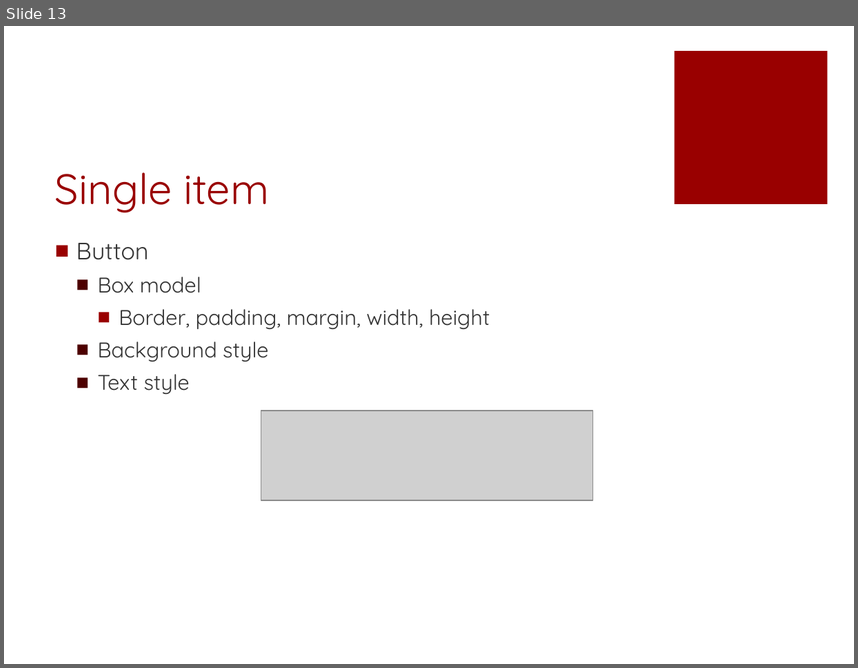
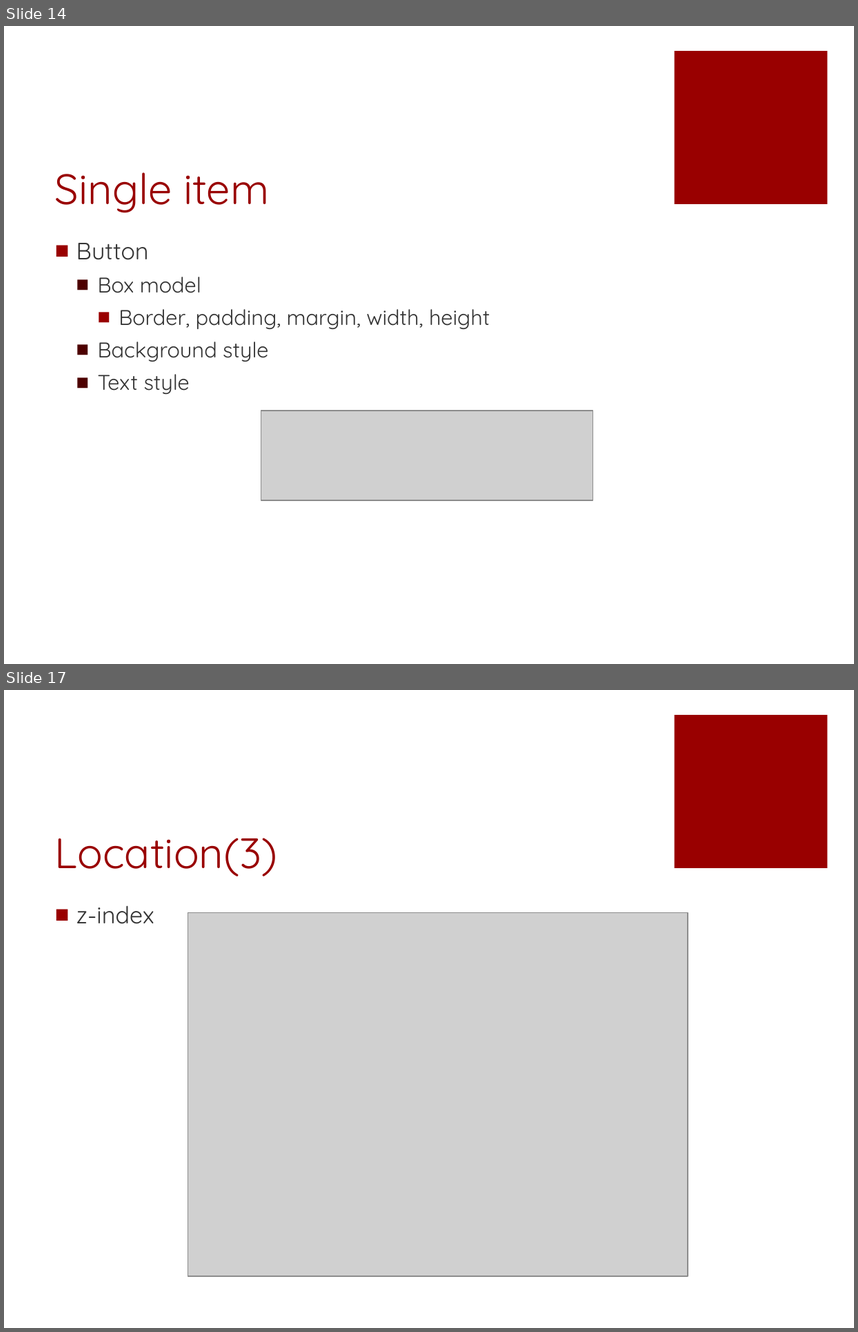
Before and after one commit to fuying/frondendtraining, a slide deck: CSS/CSS.pptx. Shown one above the other, each under a label of ours: slide 13 before the commit, slides 14 and 17 after it; the slides between them are not shown. The pictures are 858x668 and 858x1332 pixels, drawn with LibreOffice and Linux fonts; fonts in the diff are those of the drawing; grey boxes stand for pictures. Boxes give left, top, right and bottom in pixels: in the first picture for what was removed or moved away, otherwise in the second. Text is boxed around its words. In the diff, an @@ line names an element or a change of style, - is before the commit and + after.

```diff
--- a/CSS/CSS.pptx
+++ b/CSS/CSS.pptx
@@ slide 17 added at (4,690,854,1328), background #FFFFFF; not listed: 1 template element that a slide beside it also shows @@
@@ title added at (55,838,277,876), 36 pt, text #990000 @@
+Location(3)
@@ text added at (76,905,154,924), 20 pt, text #333333 @@
+■ z-index
@@ picture added at (188,913,688,1276) @@
@@ what was slide 13 is now slide 14 @@
```
Also in this commit, not shown: 8 slides changed, 3 other slides added.
